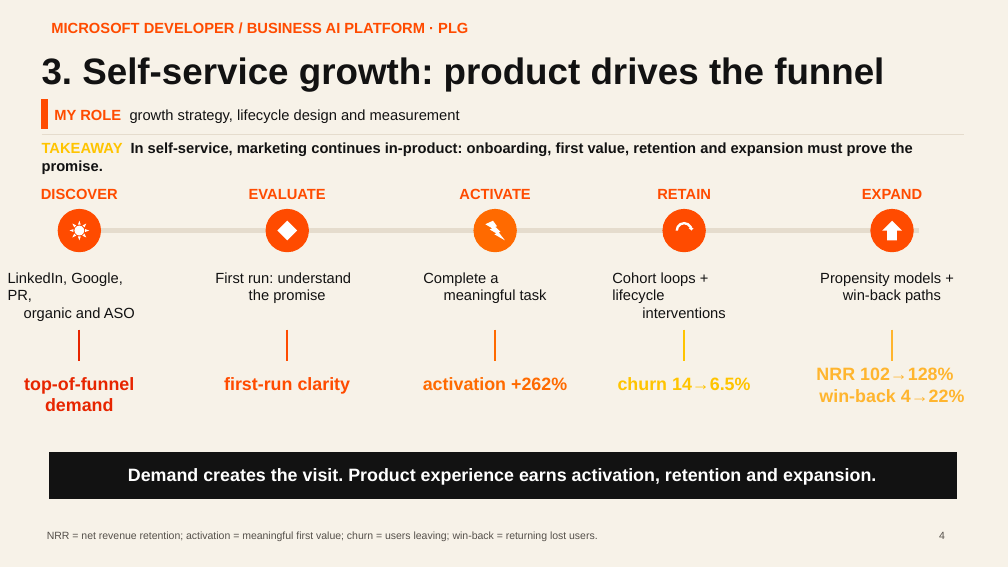
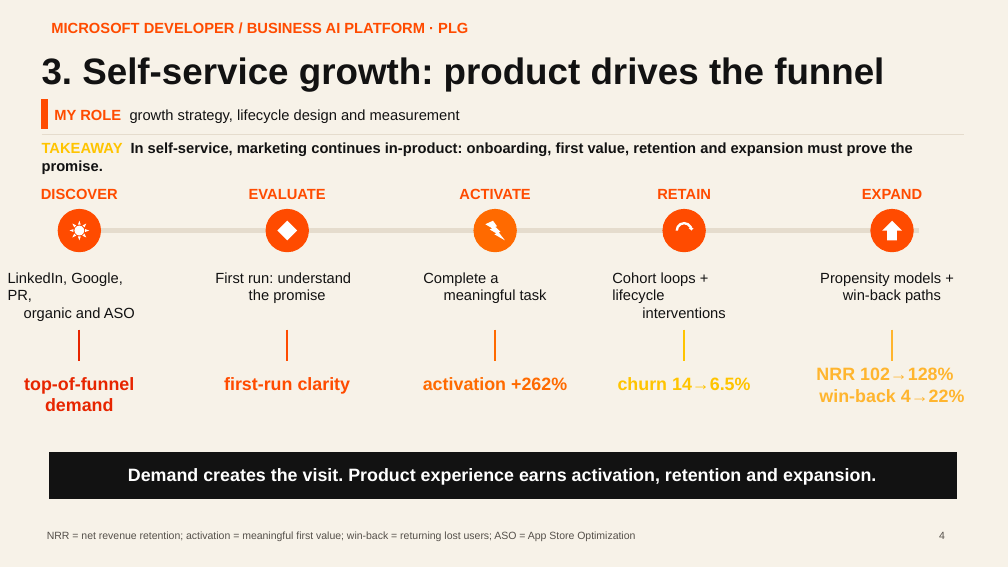
Before and after one commit to beastofbayarea/mistral-studio-marketing, a slide deck: slide 4 of author-profile.pptx. Drawn at 1008x567 pixels with LibreOffice and Linux fonts; fonts in the diff are those of the drawing; background and template pictures are left out. Boxes give left, top, right and bottom in pixels: in the first picture for what was removed or moved away, otherwise in the second. Text is boxed around its words. In the diff, an @@ line names an element or a change of style, - is before the commit and + after.

Commit message:
docs: add brand logo guidelines, update README, and refine presentation assets

```diff
--- a/author-profile.pptx
+++ b/author-profile.pptx
@@ text at [47,531,635,541]: text changed @@
-NRR = net revenue retention; activation = meaningful first value; churn = users leaving; win-back = returning lost users.
+NRR = net revenue retention; activation = meaningful first value; win-back = returning lost users; ASO = App Store Optimization
```
Also in this commit, not shown: 7 other files.
